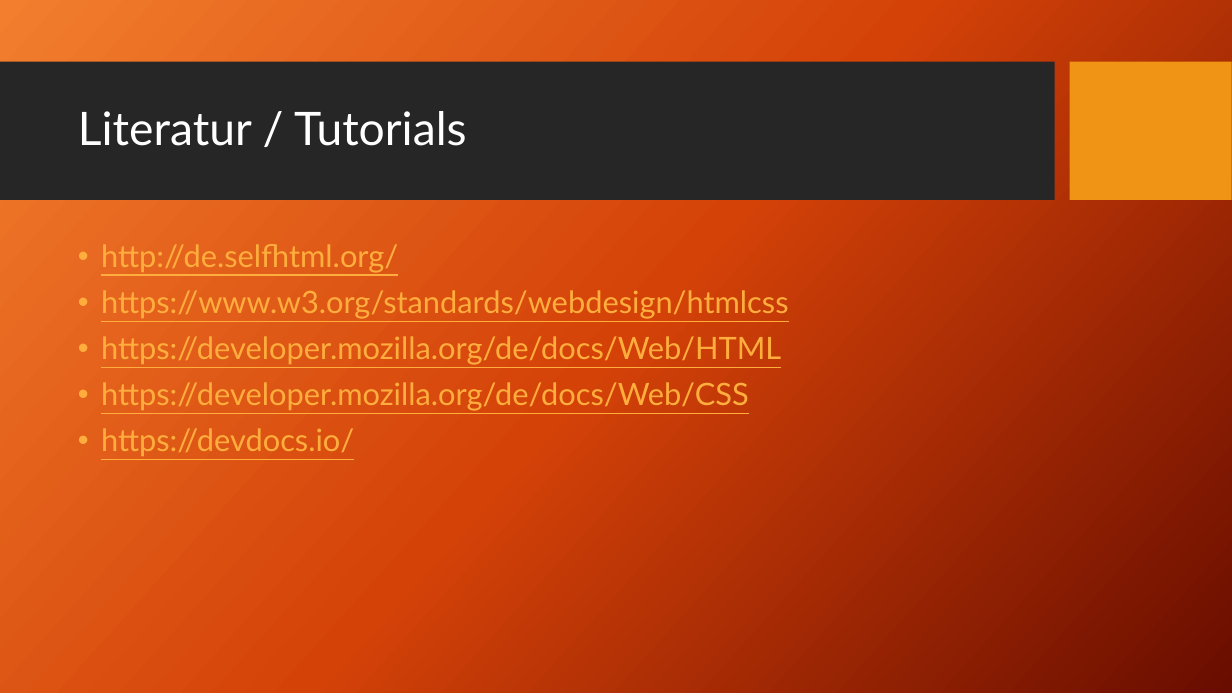
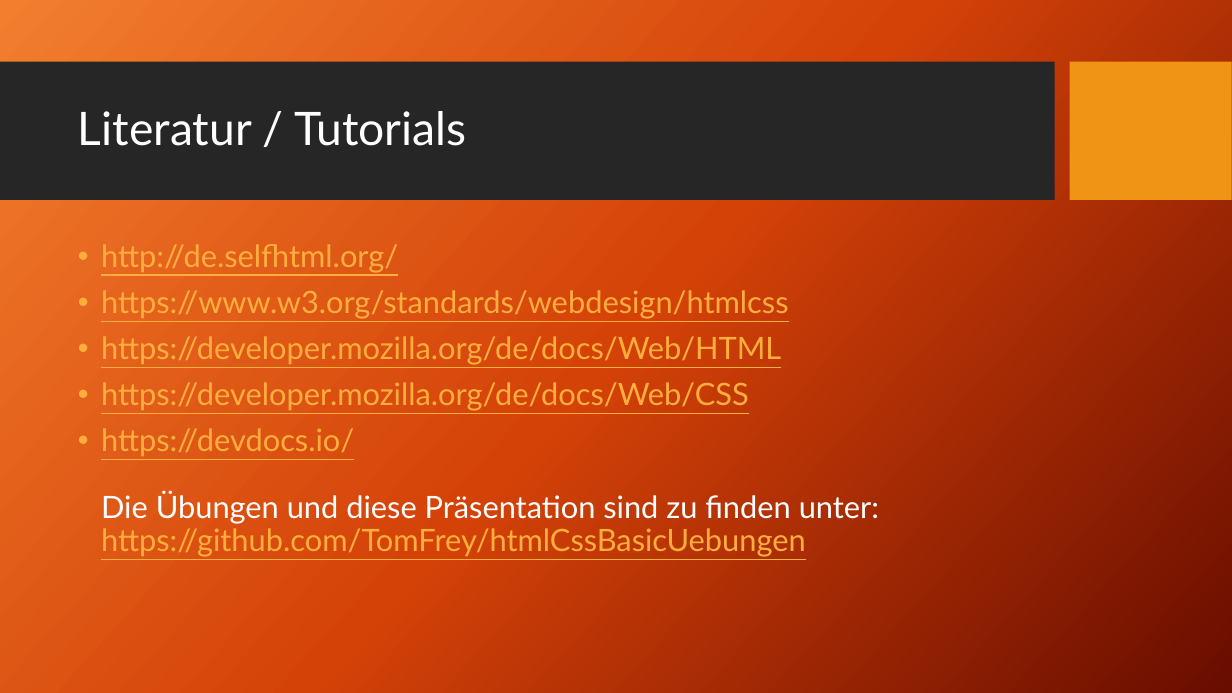
Before and after one commit to TomFrey/htmlCssBasicUebungen, a slide deck: slide 114 of htmlSchulung.pptx. Drawn at 1232x693 pixels with LibreOffice and Linux fonts; fonts in the diff are those of the drawing; background and template pictures are left out. Boxes give left, top, right and bottom in pixels: in the first picture for what was removed or moved away, otherwise in the second. Text is boxed around its words. In the diff, an @@ line names an element or a change of style, - is before the commit and + after.

```diff
--- a/htmlSchulung.pptx
+++ b/htmlSchulung.pptx
@@ text at [101,428,879,557]: text changed @@
-• https://devdocs.io/
+• https://devdocs.io/
+  Die Übungen und diese Präsentation sind zu finden unter:
+  https://github.com/TomFrey/htmlCssBasicUebungen
```
Also in this commit, not shown: 1 other file.
